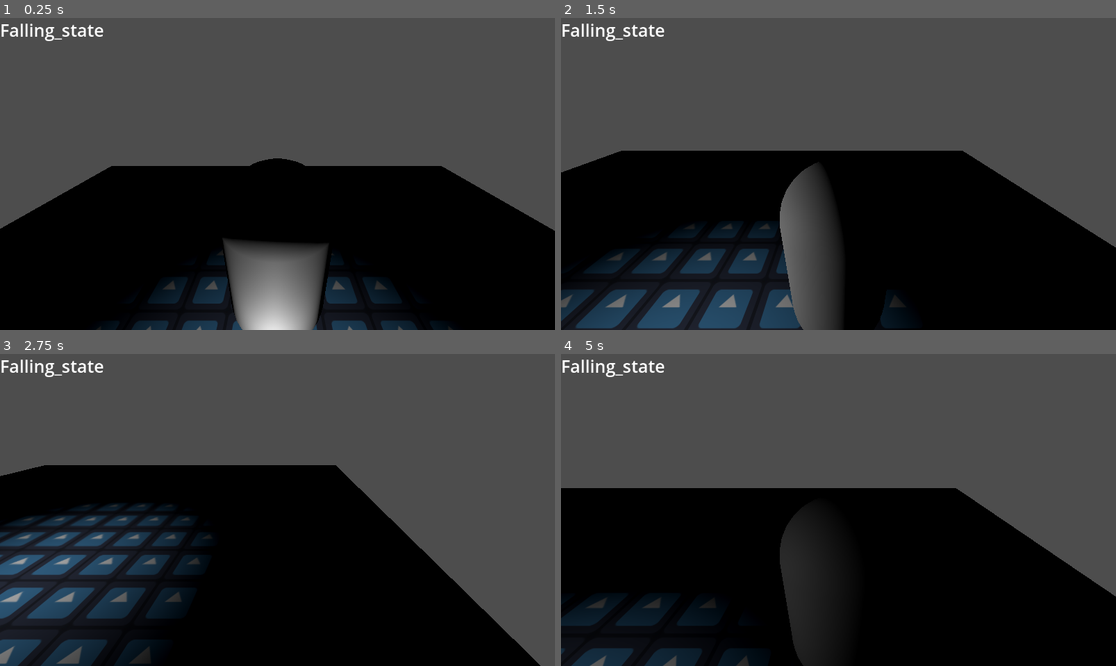
Above: before the commit, frames 1-4 (two rows, left to right).
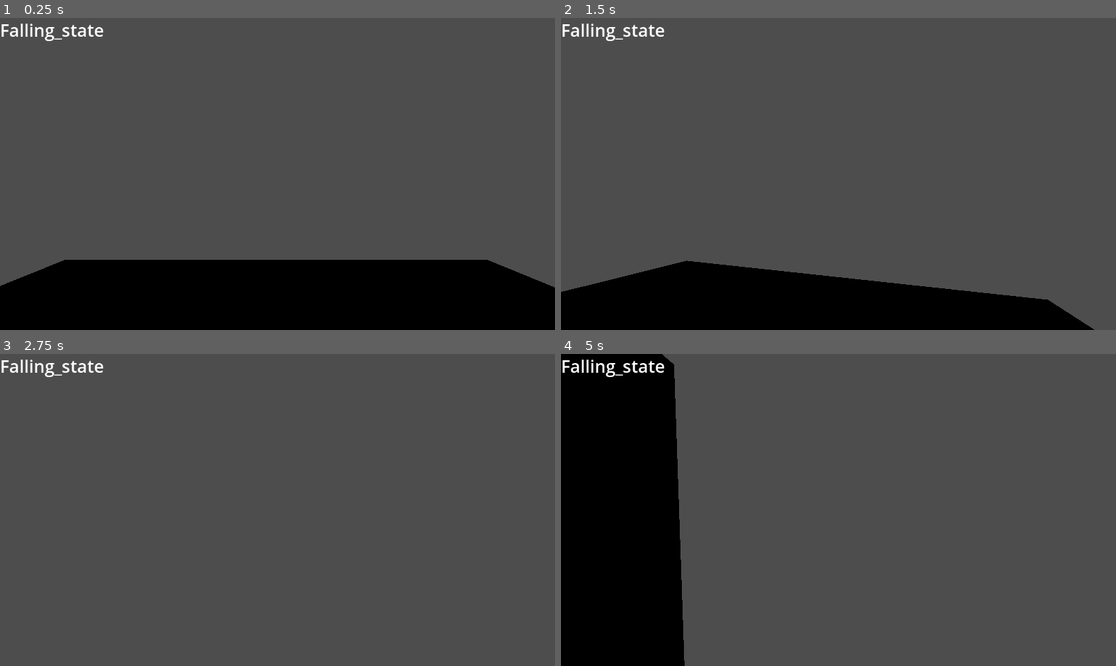
Above: after the commit, the same moments.

Repository: Groblockia/Wildroom
Game: Godot game, scene res://Scenes/test.tscn
The game is run twice, just before and just after one commit, with the same random seed, the same clock (stepped at 60 frames per second) and the same inputs. The engine's default icon, where the game draws it, is replaced by a stand-in: a white triangle on a blue panel in a dark square.
Inputs (mouse positions are in pixels of both pictures, inside the frame that each line leads up to):
- Up to frame 1 (0.25 s): no input
- Up to frame 2 (1.5 s): move the mouse to (960, 158) at 0.52 s; hold D (right) 0.53-1.28 s; tap Tab (mouse_tab, bound only after the commit) at 0.6 s; tap Space (jump) at 0.77, 0.8, 1.07, 1.35 s; move the mouse to (727, 189) at 1.27 s; hold S (backward) from 1.28 s (still down)
- Up to frame 3 (2.75 s): tap Space (jump) at 1.52, 1.82, 2.3 s; tap Tab (mouse_tab, bound only after the commit) at 1.55, 2.1 s; move the mouse to (333, 441) at 2.02 s; release S (backward) at 2.03 s; hold D (right) from 2.03 s (still down)
- Up to frame 4 (5 s): move the mouse to (810, 572) at 2.77 s; release D (right) at 2.78 s; hold W (forward) 2.78-3.53 s; tap Tab (mouse_tab, bound only after the commit) at 2.85, 4.35 s; tap Space (jump) at 3.02, 3.32, 3.6, 3.77, 4.07, 4.52, 4.82 s; move the mouse to (1005, 556) at 3.52 s; hold A (left) from 3.53 s (still down); move the mouse to (672, 463) at 4.27 s

The runs differ from the first frame. In frame 1, 33% of the frame differs, in the area x 0-100%, y 44-100%; in frame 2, 45%; in frame 3, 50%, in the area x 0-98%, y 35-100%; in frame 4, 50%.

Commit message:
player camera movements mostly done

Diff:
--- a/Player/player.tscn
+++ b/Player/player.tscn
@@ -20,6 +20,7 @@
 SPEED = 5
 
 [node name="MeshInstance3D" type="MeshInstance3D" parent="."]
+visible = false
 mesh = SubResource("CapsuleMesh_fhl08")
 
 [node name="CollisionShape3D" type="CollisionShape3D" parent="."]
@@ -29,22 +30,20 @@
 script = ExtResource("2_k53q1")
 starting_state = NodePath("Idle")
 
-[node name="Moving" type="Node" parent="StateMachine" node_paths=PackedStringArray("idle_state", "jumping_state", "falling_state")]
+[node name="Moving" type="Node" parent="StateMachine" node_paths=PackedStringArray("jumping_state", "falling_state", "idle_state")]
 script = ExtResource("3_fhl08")
-idle_state = NodePath("../Idle")
 jumping_state = NodePath("../Jumping")
 falling_state = NodePath("../Falling")
+idle_state = NodePath("../Idle")
 
-[node name="Jumping" type="Node" parent="StateMachine" node_paths=PackedStringArray("falling_state", "idle_state", "moving_state")]
+[node name="Jumping" type="Node" parent="StateMachine" node_paths=PackedStringArray("falling_state")]
 script = ExtResource("4_vtle1")
 falling_state = NodePath("../Falling")
+
+[node name="Falling" type="Node" parent="StateMachine" node_paths=PackedStringArray("moving_state", "idle_state")]
+script = ExtResource("5_od3ui")
+moving_state = NodePath("../Moving")
 idle_state = NodePath("../Idle")
-moving_state = NodePath("../Moving")
-
-[node name="Falling" type="Node" parent="StateMachine" node_paths=PackedStringArray("idle_state", "moving_state")]
-script = ExtResource("5_od3ui")
-idle_state = NodePath("../Idle")
-moving_state = NodePath("../Moving")
 
 [node name="Idle" type="Node" parent="StateMachine" node_paths=PackedStringArray("moving_state", "jumping_state", "falling_state")]
 script = ExtResource("6_fhl08")
@@ -52,11 +51,20 @@
 jumping_state = NodePath("../Jumping")
 falling_state = NodePath("../Falling")
 
-[node name="Camera3D" type="Camera3D" parent="."]
-transform = Transform3D(1, 0, 0, 0, 0.894342, 0.447385, 0, -0.447385, 0.894342, 0, 1.6269, 1.43721)
+[node name="camera_pivot" type="Node3D" parent="."]
+transform = Transform3D(1, 0, 0, 0, 1, 0, 0, 0, 1, 0, 0.71174, 0)
 
-[node name="Label" type="Label" parent="Camera3D"]
-offset_right = 35.0
-offset_bottom = 23.0
+[node name="Camera3D" type="Camera3D" parent="camera_pivot"]
+
+[node name="debug_UI" type="Control" parent="camera_pivot/Camera3D"]
+layout_mode = 3
+anchors_preset = 0
+offset_right = 40.0
+offset_bottom = 40.0
+
+[node name="Label" type="Label" parent="camera_pivot/Camera3D/debug_UI"]
+layout_mode = 0
+offset_right = 77.0
+offset_bottom = 50.0
 theme_override_font_sizes/font_size = 36
 text = "caca"
--- a/Scripts/State.gd
+++ b/Scripts/State.gd
@@ -13,11 +13,11 @@
 func exit() -> void:
 	pass
 
-func process_input(event: InputEvent):
+func process_input(_event: InputEvent):
 	return null
 
-func process_physics(delta: float):
+func process_physics(_delta: float):
 	return null
 
-func process_frame(delta: float):
+func process_frame(_delta: float):
 	return null
--- a/Scripts/falling.gd
+++ b/Scripts/falling.gd
@@ -1,7 +1,7 @@
 extends State
 
+@export var moving_state : State
 @export var idle_state : State
-@export var moving_state : State
 
 func enter():
 	super()
--- a/Scripts/jumping.gd
+++ b/Scripts/jumping.gd
@@ -1,8 +1,6 @@
 extends State
 
 @export var falling_state : State
-@export var idle_state : State
-@export var moving_state : State
 
 var previous_velocity_y : float
 
@@ -10,6 +8,6 @@
 	super()
 	parent.state_label.text = str("Jumping_state")
 
-func process_physics(delta):
+func process_physics(_delta):
 	parent.velocity.y = parent.JUMP_VELOCITY
 	return falling_state
--- a/Scripts/moving.gd
+++ b/Scripts/moving.gd
@@ -1,8 +1,8 @@
 extends State
 
-@export var idle_state : State
 @export var jumping_state : State
 @export var falling_state : State
+@export var idle_state : State
 
 func enter():
 	super()
--- a/Scripts/player.gd
+++ b/Scripts/player.gd
@@ -7,17 +7,40 @@
 @export var JUMP_VELOCITY = 5
 @export var SPEED = 4
 
+
+@onready var state_machine = $StateMachine
+@onready var state_label = $camera_pivot/Camera3D/debug_UI/Label
+@onready var camera = $camera_pivot/Camera3D
+@onready var camera_pivot = $camera_pivot
+
 var input_dir : Vector2
 var direction :Vector3
 
-@onready var state_machine = $StateMachine
-@onready var state_label = $Camera3D/Label
+var rot_x = 0.0 # horizontal
+var rot_y = 0.0 # vertical
+
+const SENSITIVITY = 0.005
+const MAX_VERTICAL_ANGLE = deg_to_rad(89)
+
+
 
 func _ready():
+	Input.mouse_mode = Input.MOUSE_MODE_CAPTURED
 	state_machine.init(self)
 
 func _unhandled_input(event: InputEvent) -> void:
 	state_machine.process_input(event)
+	#camera movement
+	if event is InputEventMouseMotion && Input.mouse_mode == Input.MOUSE_MODE_CAPTURED:
+		rot_x += event.relative.x * SENSITIVITY
+		rot_y += event.relative.y * SENSITIVITY
+		rot_y = clamp(rot_y, -MAX_VERTICAL_ANGLE, MAX_VERTICAL_ANGLE)
+
+		# Rotation horizontale sur le Player
+		rotation.y = -rot_x
+
+		# Rotation verticale sur la tête
+		camera_pivot.rotation.x = -rot_y
 
 func _physics_process(delta: float) -> void:
 	state_machine.process_physics(delta)
@@ -25,6 +48,15 @@
 	input_dir = Input.get_vector("left", "right", "forward", "backward")
 	direction = (transform.basis * Vector3(input_dir.x, 0, input_dir.y)).normalized()
 
-
 func _process(delta):
 	state_machine.process_frame(delta)
+
+	#DEBUG
+	if Input.is_action_just_pressed("quit"):
+		get_tree().quit()
+
+	if Input.is_action_just_pressed("mouse_tab"):
+		if Input.mouse_mode == Input.MOUSE_MODE_CAPTURED:
+			Input.mouse_mode = Input.MOUSE_MODE_VISIBLE
+		else:
+			Input.mouse_mode = Input.MOUSE_MODE_CAPTURED
--- a/project.godot
+++ b/project.godot
@@ -42,6 +42,16 @@
 "events": [Object(InputEventKey,"resource_local_to_scene":false,"resource_name":"","device":-1,"window_id":0,"alt_press …(191 unchanged characters)…
 ]
 }
+quit={
+"deadzone": 0.2,
+"events": [Object(InputEventKey,"resource_local_to_scene":false,"resource_name":"","device":-1,"window_id":0,"alt_pressed":false,"shift_pressed":false,"ctrl_pressed":false,"meta_pressed":false,"pressed":false,"keycode":0,"physical_keycode":4194305,"key_label":0,"unicode":0,"location":0,"echo":false,"script":null)
+]
+}
+mouse_tab={
+"deadzone": 0.2,
+"events": [Object(InputEventKey,"resource_local_to_scene":false,"resource_name":"","device":-1,"window_id":0,"alt_pressed":false,"shift_pressed":false,"ctrl_pressed":false,"meta_pressed":false,"pressed":false,"keycode":0,"physical_keycode":4194306,"key_label":0,"unicode":0,"location":0,"echo":false,"script":null)
+]
+}
 
 [layer_names]
 
Not shown, added: Player/camera_pivot.gd.uid
